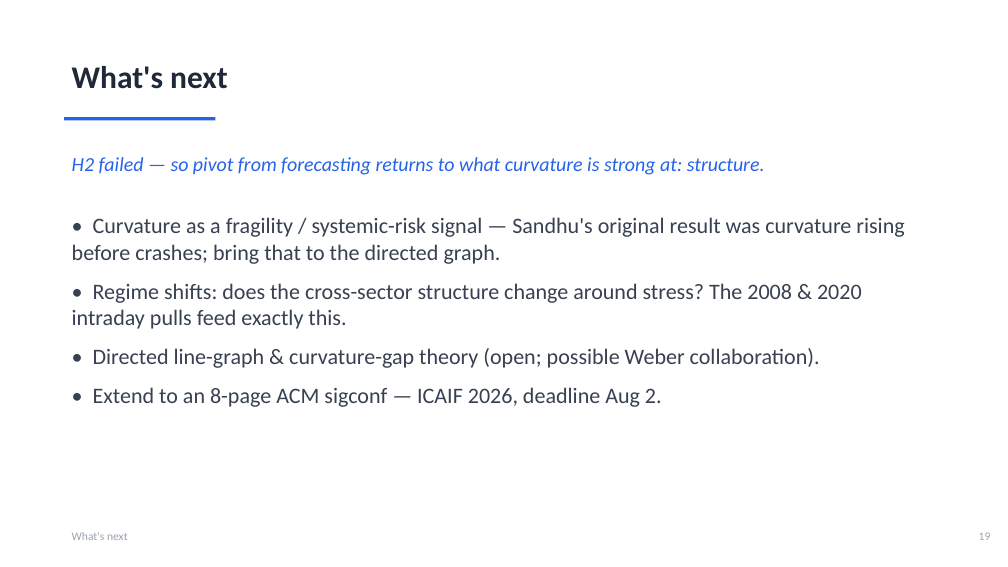
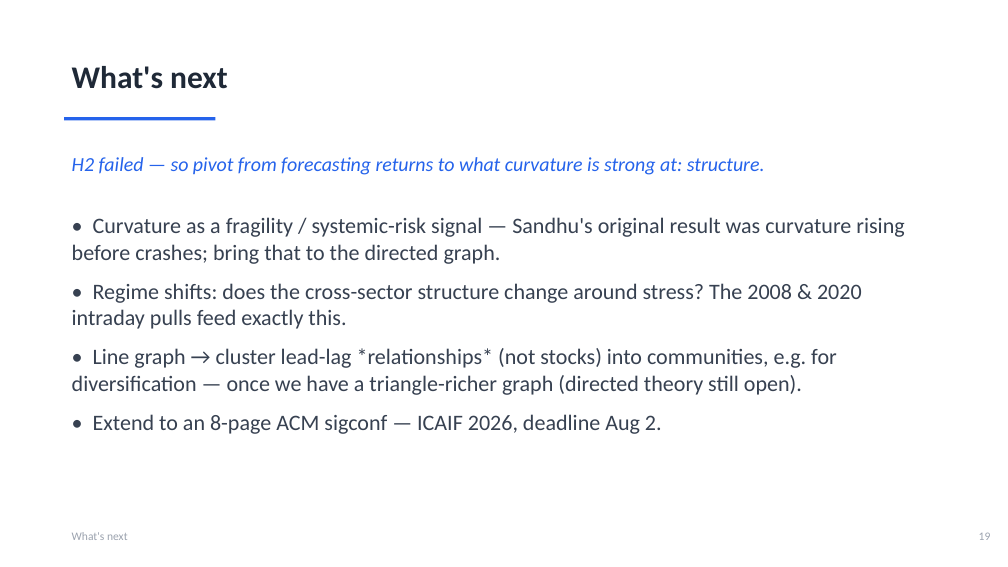
Before and after one commit to ivan-sit/Curvature-Lead-Lag-Model, a slide deck: slide 20 of slides/Ricci_Curvature_LeadLag.pptx. Drawn at 1008x567 pixels with LibreOffice and Linux fonts; fonts in the diff are those of the drawing. Boxes give left, top, right and bottom in pixels: in the first picture for what was removed or moved away, otherwise in the second. Text is boxed around its words. In the diff, an @@ line names an element or a change of style, - is before the commit and + after.

```diff
--- a/slides/Ricci_Curvature_LeadLag.pptx
+++ b/slides/Ricci_Curvature_LeadLag.pptx
@@ text at (72, 348, 837, 395): text changed @@
-• Directed line-graph & curvature-gap theory (open; possible Weber collaboration).
+• Line graph → cluster lead-lag *relationships* (not stocks) into communities, e.g. for diversification — once we have a triangle-richer graph (directed theory still open).
```
Also in this commit, not shown: 2 other files.
